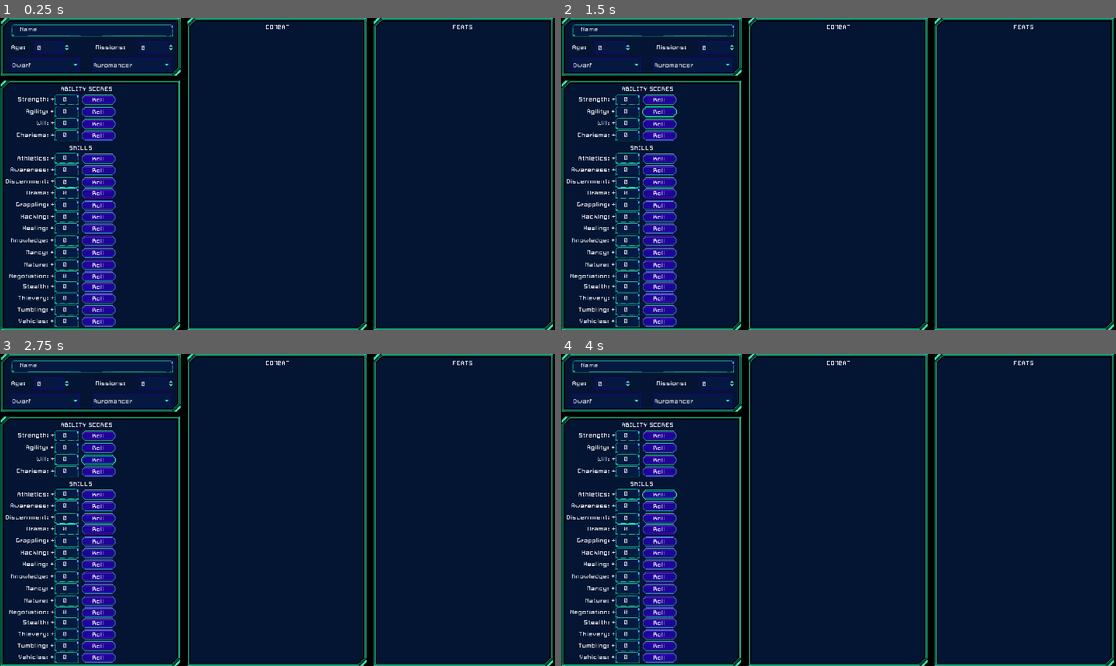
Above: before the commit, frames 1-4 (two rows, left to right).
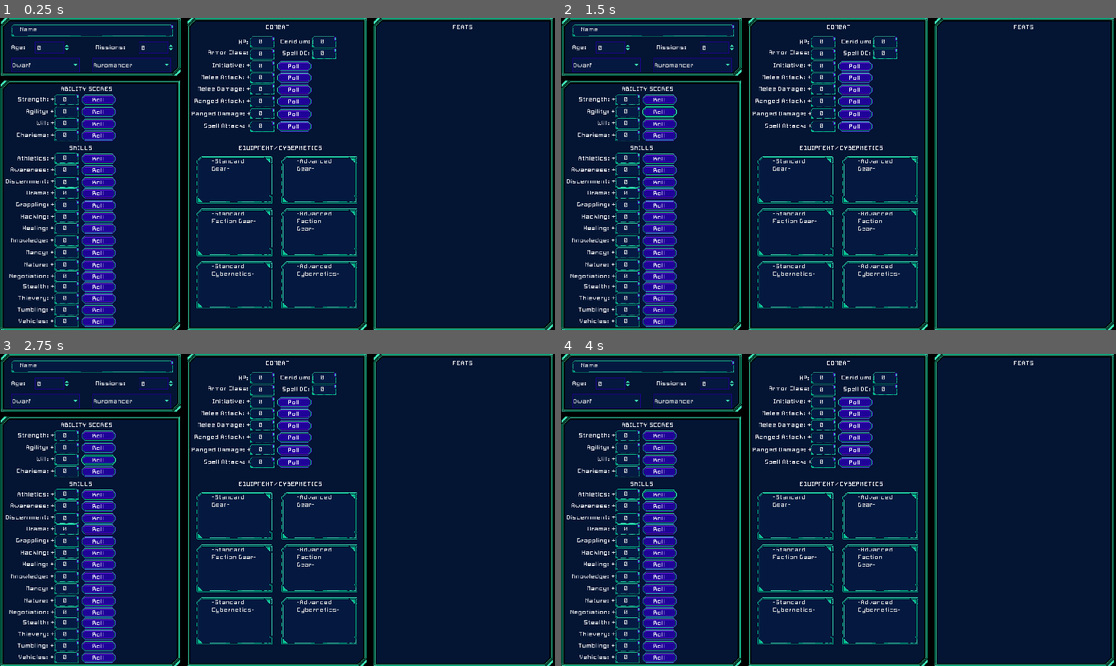
Above: after the commit, the same moments.

Repository: sominator/ecc
Game: Godot game, scene res://Main.tscn
Same seed, same stepped clock (60 frames per second), same inputs: the game is played once before the commit and once after it.
Inputs:
- Up to frame 1 (0.25 s): no input
- Up to frame 2 (1.5 s): click "Roll" at 0.5 s; click "Roll" at 1.25 s
- Up to frame 3 (2.75 s): click "Roll" at 2 s
- Up to frame 4 (4 s): click "Roll" at 2.75 s; click "Roll" at 3.5 s

The runs differ from the first frame. In frame 1, 3.6% of the frame differs, in the area x 34-65%, y 5-94%; in frame 2, 3.6%; in frame 3, 3.6%; in frame 4, 3.6%.

Commit message:
Added combat panel.

Diff:
--- a/Main.tscn
+++ b/Main.tscn
@@ -411,133 +411,133 @@
 text = "0"
 readonly = true
 
-[node name="Button" type="Button" parent="PanelAbilities"]
+[node name="ButtonStrength" type="Button" parent="PanelAbilities"]
 margin_left = 138.5
 margin_top = 24.0
 margin_right = 198.5
 margin_bottom = 43.0
 text = "Roll"
 
-[node name="Button2" type="Button" parent="PanelAbilities"]
+[node name="ButtonAgility" type="Button" parent="PanelAbilities"]
 margin_left = 138.5
 margin_top = 45.0
 margin_right = 198.5
 margin_bottom = 64.0
 text = "Roll"
 
-[node name="Button3" type="Button" parent="PanelAbilities"]
+[node name="ButtonWill" type="Button" parent="PanelAbilities"]
 margin_left = 138.5
 margin_top = 66.0
 margin_right = 198.5
 margin_bottom = 85.0
 text = "Roll"
 
-[node name="Button4" type="Button" parent="PanelAbilities"]
+[node name="ButtonCharisma" type="Button" parent="PanelAbilities"]
 margin_left = 138.5
 margin_top = 86.0
 margin_right = 198.5
 margin_bottom = 105.0
 text = "Roll"
 
-[node name="Button5" type="Button" parent="PanelAbilities"]
+[node name="ButtonAthletics" type="Button" parent="PanelAbilities"]
 margin_left = 138.5
 margin_top = 126.0
 margin_right = 198.5
 margin_bottom = 145.0
 text = "Roll"
 
-[node name="Button6" type="Button" parent="PanelAbilities"]
+[node name="ButtonAwareness" type="Button" parent="PanelAbilities"]
 margin_left = 138.5
 margin_top = 145.5
 margin_right = 198.5
 margin_bottom = 164.5
 text = "Roll"
 
-[node name="Button7" type="Button" parent="PanelAbilities"]
+[node name="ButtonDiscernment" type="Button" parent="PanelAbilities"]
 margin_left = 138.5
 margin_top = 167.0
 margin_right = 198.5
 margin_bottom = 186.0
 text = "Roll"
 
-[node name="Button8" type="Button" parent="PanelAbilities"]
+[node name="ButtonDrama" type="Button" parent="PanelAbilities"]
 margin_left = 138.5
 margin_top = 186.0
 margin_right = 198.5
 margin_bottom = 205.0
 text = "Roll"
 
-[node name="Button9" type="Button" parent="PanelAbilities"]
+[node name="ButtonGrappling" type="Button" parent="PanelAbilities"]
 margin_left = 138.5
 margin_top = 206.5
 margin_right = 198.5
 margin_bottom = 225.5
 text = "Roll"
 
-[node name="Button10" type="Button" parent="PanelAbilities"]
+[node name="ButtonHacking" type="Button" parent="PanelAbilities"]
 margin_left = 138.5
 margin_top = 226.5
 margin_right = 198.5
 margin_bottom = 245.5
 text = "Roll"
 
-[node name="Button11" type="Button" parent="PanelAbilities"]
+[node name="ButtonHealing" type="Button" parent="PanelAbilities"]
 margin_left = 138.5
 margin_top = 247.0
 margin_right = 198.5
 margin_bottom = 266.0
 text = "Roll"
 
-[node name="Button12" type="Button" parent="PanelAbilities"]
+[node name="ButtonKnowledge" type="Button" parent="PanelAbilities"]
 margin_left = 138.5
 margin_top = 267.5
 margin_right = 198.5
 margin_bottom = 286.5
 text = "Roll"
 
-[node name="Button13" type="Button" parent="PanelAbilities"]
+[node name="ButtonMancy" type="Button" parent="PanelAbilities"]
 margin_left = 138.5
 margin_top = 289.0
 margin_right = 198.5
 margin_bottom = 308.0
 text = "Roll"
 
-[node name="Button14" type="Button" parent="PanelAbilities"]
+[node name="ButtonNature" type="Button" parent="PanelAbilities"]
 margin_left = 138.5
 margin_top = 310.0
 margin_right = 198.5
 margin_bottom = 329.0
 text = "Roll"
 
-[node name="Button15" type="Button" parent="PanelAbilities"]
+[node name="ButtonNegotiation" type="Button" parent="PanelAbilities"]
 margin_left = 138.5
 margin_top = 330.0
 margin_right = 198.5
 margin_bottom = 349.0
 text = "Roll"
 
-[node name="Button16" type="Button" parent="PanelAbilities"]
+[node name="ButtonStealth" type="Button" parent="PanelAbilities"]
 margin_left = 138.5
 margin_top = 348.0
 margin_right = 198.5
 margin_bottom = 367.0
 text = "Roll"
 
-[node name="Button17" type="Button" parent="PanelAbilities"]
+[node name="ButtonThievery" type="Button" parent="PanelAbilities"]
 margin_left = 138.5
 margin_top = 368.0
 margin_right = 198.5
 margin_bottom = 387.0
 text = "Roll"
 
-[node name="Button18" type="Button" parent="PanelAbilities"]
+[node name="ButtonTumbling" type="Button" parent="PanelAbilities"]
 margin_left = 138.5
 margin_top = 388.0
 margin_right = 198.5
 margin_bottom = 407.0
 text = "Roll"
 
-[node name="Button19" type="Button" parent="PanelAbilities"]
+[node name="ButtonVehicles" type="Button" parent="PanelAbilities"]
 margin_left = 138.5
 margin_top = 408.0
 margin_right = 198.5
@@ -557,6 +557,285 @@
 margin_bottom = 20.0
 text = "COMBAT"
 
+[node name="LabelHP" type="Label" parent="PanelCombat"]
+margin_left = 44.5
+margin_top = 32.0
+margin_right = 109.5
+margin_bottom = 52.0
+text = "HP: "
+align = 2
+valign = 1
+
+[node name="LabelCeridium" type="Label" parent="PanelCombat"]
+margin_left = 151.0
+margin_top = 32.0
+margin_right = 217.0
+margin_bottom = 50.0
+text = "Ceridium: "
+align = 2
+valign = 1
+
+[node name="LabelAC" type="Label" parent="PanelCombat"]
+margin_left = 25.0
+margin_top = 51.0
+margin_right = 110.0
+margin_bottom = 69.0
+text = "Armor Class: "
+align = 2
+valign = 1
+
+[node name="LabelSpellDC" type="Label" parent="PanelCombat"]
+margin_left = 152.0
+margin_top = 51.5
+margin_right = 216.0
+margin_bottom = 69.5
+text = "Spell DC: "
+align = 2
+valign = 1
+
+[node name="LabelInitiative" type="Label" parent="PanelCombat"]
+margin_left = 43.0
+margin_top = 73.0
+margin_right = 110.0
+margin_bottom = 91.0
+text = "Initiative: +"
+align = 2
+valign = 1
+
+[node name="LabelMeleeAttack" type="Label" parent="PanelCombat"]
+margin_left = 24.0
+margin_top = 94.0
+margin_right = 110.0
+margin_bottom = 112.0
+text = "Melee Attack: +"
+align = 2
+valign = 1
+
+[node name="LabelMeleeDamage" type="Label" parent="PanelCombat"]
+margin_left = 18.0
+margin_top = 114.0
+margin_right = 110.0
+margin_bottom = 132.0
+text = "Melee Damage: +"
+align = 2
+valign = 1
+
+[node name="LabelRangedAttack" type="Label" parent="PanelCombat"]
+margin_left = 13.0
+margin_top = 135.0
+margin_right = 110.0
+margin_bottom = 153.0
+text = "Ranged Attack: +"
+align = 2
+valign = 1
+
+[node name="LabelRangedDamage" type="Label" parent="PanelCombat"]
+margin_left = 7.5
+margin_top = 156.5
+margin_right = 110.5
+margin_bottom = 174.5
+text = "Ranged Damage: +"
+align = 2
+valign = 1
+
+[node name="LabelSpellAttack" type="Label" parent="PanelCombat"]
+margin_left = 24.0
+margin_top = 178.0
+margin_right = 111.0
+margin_bottom = 196.0
+text = "Spell Attack: +"
+align = 2
+valign = 1
+
+[node name="LabelEquipment" type="Label" parent="PanelCombat"]
+margin_left = 88.5
+margin_top = 220.0
+margin_right = 233.5
+margin_bottom = 229.0
+text = "EQUIPMENT/CYBERNETICS"
+
+[node name="ValueHP" type="TextEdit" parent="PanelCombat"]
+margin_left = 109.0
+margin_top = 32.0
+margin_right = 151.0
+margin_bottom = 51.0
+text = "0"
+readonly = true
+
+[node name="ValueCeridium" type="TextEdit" parent="PanelCombat"]
+margin_left = 216.0
+margin_top = 32.0
+margin_right = 258.0
+margin_bottom = 51.0
+text = "0"
+readonly = true
+
+[node name="ValueAC" type="TextEdit" parent="PanelCombat"]
+margin_left = 109.0
+margin_top = 52.5
+margin_right = 151.0
+margin_bottom = 71.5
+text = "0"
+readonly = true
+
+[node name="ValueDC" type="TextEdit" parent="PanelCombat"]
+margin_left = 215.5
+margin_top = 52.0
+margin_right = 257.5
+margin_bottom = 71.0
+text = "0"
+readonly = true
+
+[node name="ValueInitiative" type="TextEdit" parent="PanelCombat"]
+margin_left = 109.0
+margin_top = 74.0
+margin_right = 151.0
+margin_bottom = 93.0
+text = "0"
+readonly = true
+
+[node name="ValueMeleeAttack" type="TextEdit" parent="PanelCombat"]
+margin_left = 109.0
+margin_top = 94.0
+margin_right = 151.0
+margin_bottom = 113.0
+text = "0"
+readonly = true
+
+[node name="ValueMeleeDamage" type="TextEdit" parent="PanelCombat"]
+margin_left = 109.0
+margin_top = 114.0
+margin_right = 151.0
+margin_bottom = 133.0
+text = "0"
+readonly = true
+
+[node name="ValueRangedAttack" type="TextEdit" parent="PanelCombat"]
+margin_left = 109.0
+margin_top = 135.0
+margin_right = 151.0
+margin_bottom = 154.0
+text = "0"
+readonly = true
+
+[node name="ValueRangedDamage" type="TextEdit" parent="PanelCombat"]
+margin_left = 109.0
+margin_top = 156.0
+margin_right = 151.0
+margin_bottom = 175.0
+text = "0"
+readonly = true
+
+[node name="ValueSpellAttack" type="TextEdit" parent="PanelCombat"]
+margin_left = 109.0
+margin_top = 177.5
+margin_right = 151.0
+margin_bottom = 196.5
+text = "0"
+readonly = true
+
+[node name="ButtonInitiative" type="Button" parent="PanelCombat"]
+margin_left = 154.5
+margin_top = 74.0
+margin_right = 214.5
+margin_bottom = 93.0
+text = "Roll"
+
+[node name="ButtonMeleeAttack" type="Button" parent="PanelCombat"]
+margin_left = 154.5
+margin_top = 94.0
+margin_right = 214.5
+margin_bottom = 113.0
+text = "Roll"
+
+[node name="ButtonMeleeDamage" type="Button" parent="PanelCombat"]
+margin_left = 154.5
+margin_top = 114.5
+margin_right = 214.5
+margin_bottom = 133.5
+text = "Roll"
+
+[node name="ButtonRangedAttack" type="Button" parent="PanelCombat"]
+margin_left = 154.5
+margin_top = 135.0
+margin_right = 214.5
+margin_bottom = 154.0
+text = "Roll"
+
+[node name="ButtonRangedDamage" type="Button" parent="PanelCombat"]
+margin_left = 154.5
+margin_top = 156.5
+margin_right = 214.5
+margin_bottom = 175.5
+text = "Roll"
+
+[node name="ButtonSpellAttack" type="Button" parent="PanelCombat"]
+margin_left = 154.5
+margin_top = 178.0
+margin_right = 214.5
+margin_bottom = 197.0
+text = "Roll"
+
+[node name="InputStandardGear1" type="TextEdit" parent="PanelCombat"]
+margin_left = 16.0
+margin_top = 239.0
+margin_right = 147.0
+margin_bottom = 321.0
+text = "	-Standard Gear-"
+wrap_enabled = true
+caret_block_mode = true
+caret_blink = true
+
+[node name="InputAdvancedGear" type="TextEdit" parent="PanelCombat"]
+margin_left = 163.0
+margin_top = 238.5
+margin_right = 294.0
+margin_bottom = 320.5
+text = "	-Advanced Gear-"
+wrap_enabled = true
+caret_block_mode = true
+caret_blink = true
+
+[node name="InputStandardFactionGear" type="TextEdit" parent="PanelCombat"]
+margin_left = 16.0
+margin_top = 329.5
+margin_right = 147.0
+margin_bottom = 411.5
+text = "	-Standard Faction Gear-"
+wrap_enabled = true
+caret_block_mode = true
+caret_blink = true
+
+[node name="InputAdvancedFactionGear" type="TextEdit" parent="PanelCombat"]
+margin_left = 163.0
+margin_top = 329.5
+margin_right = 294.0
+margin_bottom = 411.5
+text = "	-Advanced Faction  Gear-"
+wrap_enabled = true
+caret_block_mode = true
+caret_blink = true
+
+[node name="InputStandardCybernetics" type="TextEdit" parent="PanelCombat"]
+margin_left = 16.0
+margin_top = 421.0
+margin_right = 147.0
+margin_bottom = 503.0
+text = "	-Standard Cybernetics-"
+wrap_enabled = true
+caret_block_mode = true
+caret_blink = true
+
+[node name="InputAdvancedCybernetics" type="TextEdit" parent="PanelCombat"]
+margin_left = 163.0
+margin_top = 421.0
+margin_right = 294.0
+margin_bottom = 503.0
+text = "	-Advanced Cybernetics-"
+wrap_enabled = true
+caret_block_mode = true
+caret_blink = true
+
 [node name="PanelFeats" type="Panel" parent="."]
 margin_left = 1293.0
 margin_right = 1603.0
Not shown, removed: .mono/metadata/ide_messaging_meta.txt
